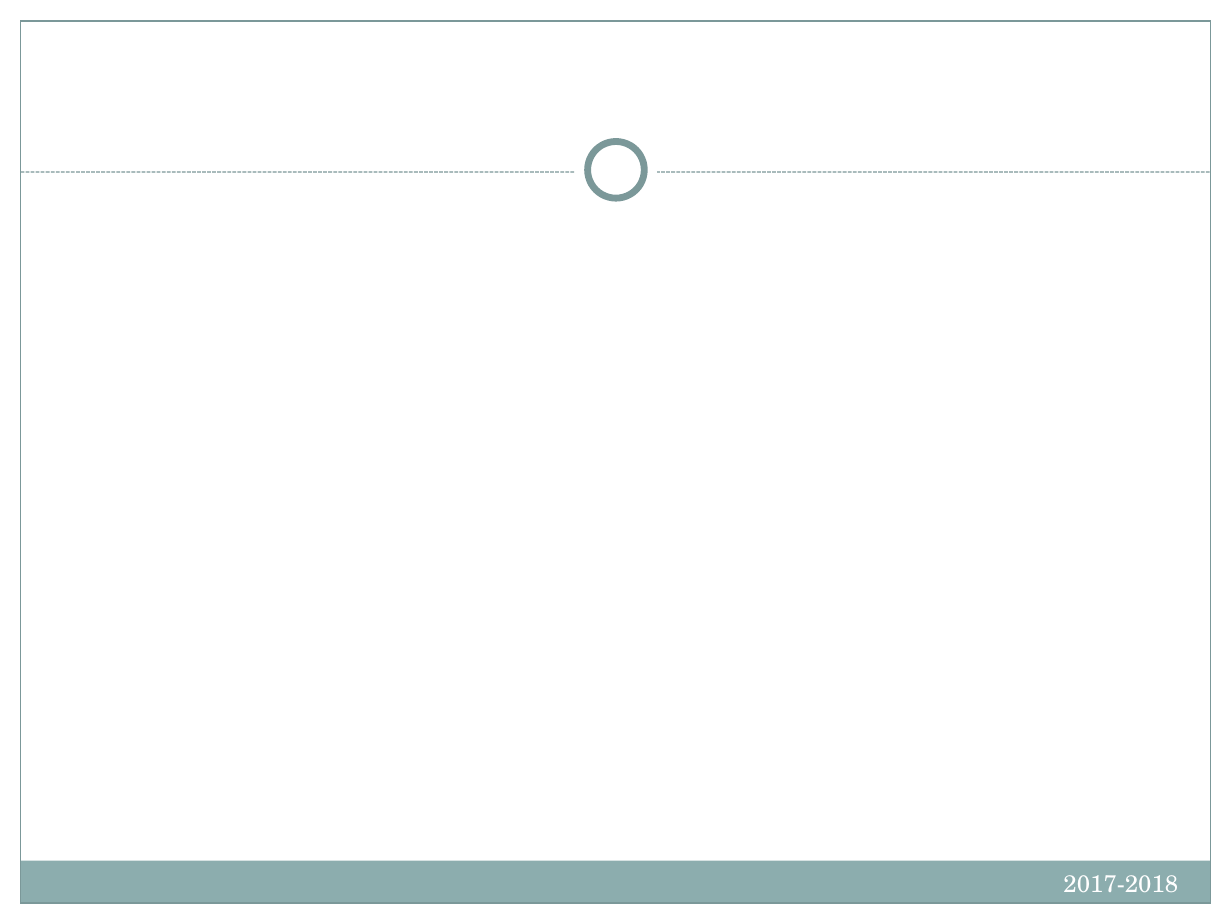
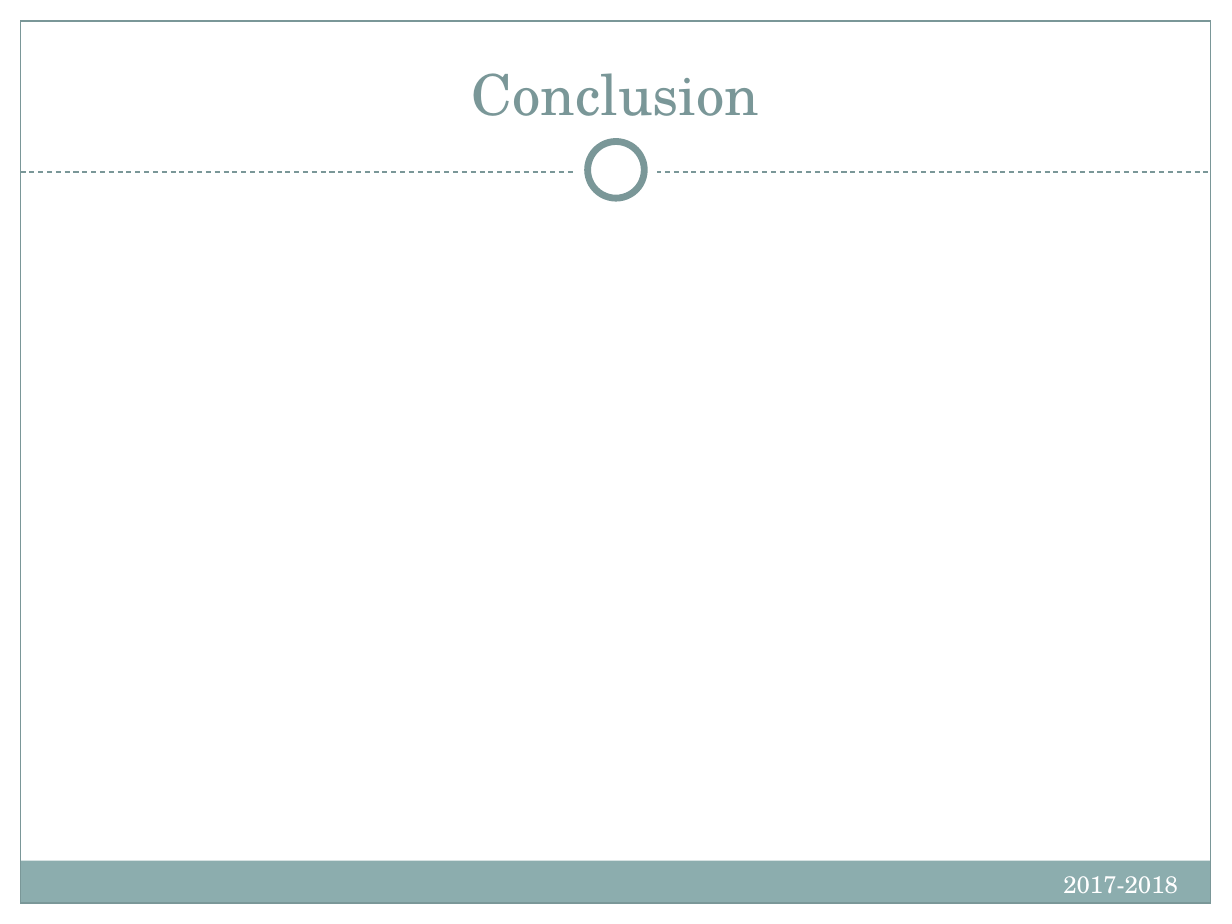
Before and after one commit to kacper97/Escaper, a slide deck: slide 21 of Presentation/IntroSWEng.FinalPresentationTemplate.pptx (slide 20 before the commit). Drawn at 1232x924 pixels with LibreOffice and Linux fonts; fonts in the diff are those of the drawing. Boxes give left, top, right and bottom in pixels: in the first picture for what was removed or moved away, otherwise in the second. Text is boxed around its words. In the diff, an @@ line names an element or a change of style, - is before the commit and + after.

```diff
--- a/Presentation/IntroSWEng.FinalPresentationTemplate.pptx
+++ b/Presentation/IntroSWEng.FinalPresentationTemplate.pptx
@@ rectangle at (21, 21, 1211, 903): outline #7C999A 0.75 pt to #7A9798 0.75 pt @@
@@ title added at (472, 73, 759, 116), 33 pt, text #7A9798 @@
+Conclusion
@@ line (21, 172) - (1211, 172): stroke #7C999A 0.75 pt dashed to #7A9798 0.75 pt dashed @@
```
Also in this commit, not shown: 13 other slides changed, 7 slides added, 7 slides removed.
